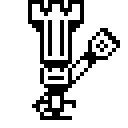
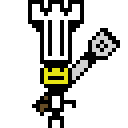
Layers edited between the first and the second 128x128 image:
added layer "Layer 6" above "Layer 5" over [40,32,116,128]
hid "Layer 3", painted on it over [40,32,116,128]
